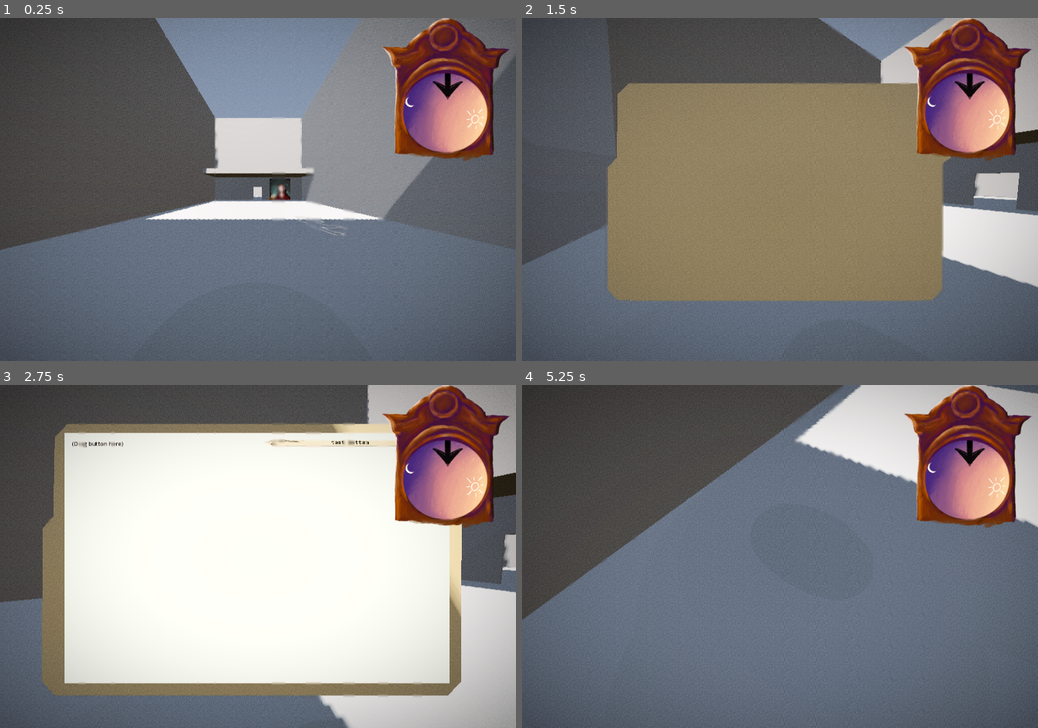
Above: before the commit, frames 1-4 (two rows, left to right).
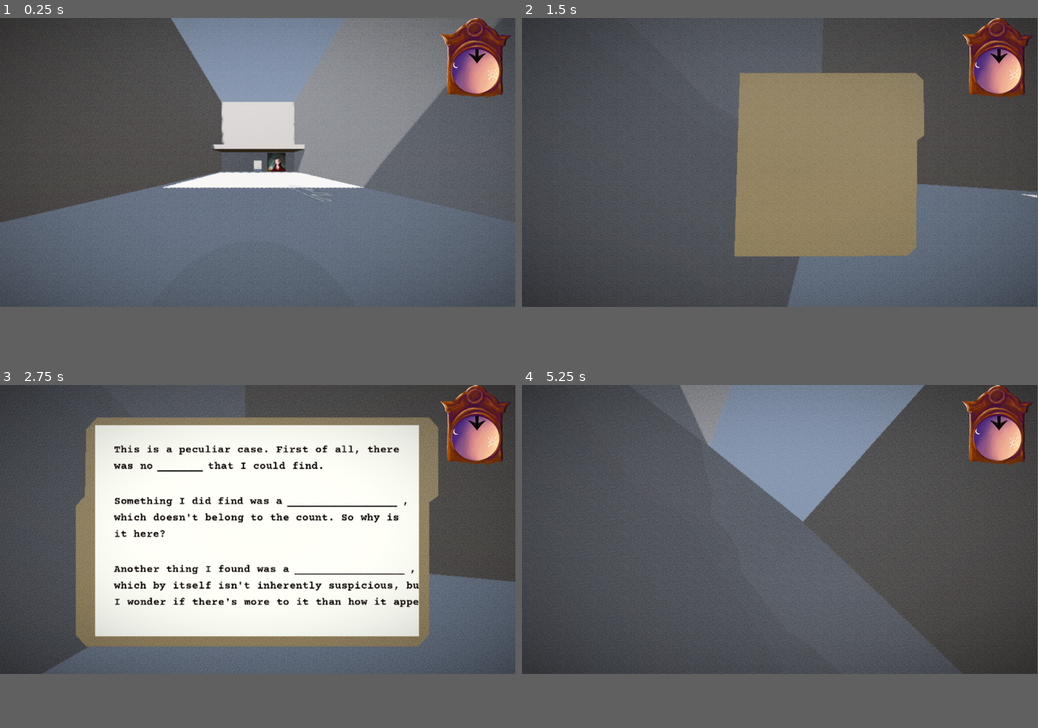
Above: after the commit, the same moments.

Repository: SDarkMagic/Count-Down
Game: Godot game, scene res://scn/debug_world.tscn
Same seed, same stepped clock (60 frames per second), same inputs: the game is played once before the commit and once after it.
Inputs (mouse positions are in pixels of both pictures, inside the frame that each line leads up to):
- Up to frame 1 (0.25 s): no input
- Up to frame 2 (1.5 s): tap Enter (ui_accept) at 0.5, 0.77 s; move the mouse to (805, 189) at 0.52 s; hold W (move_forward) from 0.53 s (still down); tap E (interact) at 0.6 s; move the mouse to (754, 189) at 1.27 s; tap Tab (open_evidence) at 1.35 s
- Up to frame 3 (2.75 s): tap Enter (ui_accept) at 1.52 s; move the mouse to (309, 481) at 2.02 s; release W (move_forward) at 2.03 s; press the mouse at (309, 481) at 2.03 s; hold D (move_right) from 2.03 s (still down)
- Up to frame 4 (5.25 s): move the mouse to (754, 625) at 2.77 s; release D (move_right) at 2.78 s; release the mouse at (754, 625) at 2.78 s; hold W (move_forward) 2.78-3.53 s; tap Shift (sprint) at 2.85 s; tap Enter (ui_accept) at 3.02, 3.77, 4.52 s; move the mouse to (934, 607) at 3.52 s; hold A (move_left) 3.53-5.03 s; tap E (interact) at 3.6 s; move the mouse to (625, 505) at 4.27 s; tap Tab (open_evidence) at 4.35 s; move the mouse to (785, 556) at 5.02 s; press the mouse at (785, 556) at 5.03 s; hold W (move_forward) from 5.03 s (still down)
In our replay, the window is 800x533 before the commit and 799x449 after it. These sizes can differ from the game's own. Grey fills any space a smaller window leaves; there, only what the larger window draws over its background counts as a difference.

The runs differ from the first frame. In frame 1, 22% of the frame differs, in the area x 0-100%, y 0-100%; in frame 2, 47%; in frame 3, 49%; in frame 4, 67%.

Commit message:
Mad lib board set up

Diff:
--- a/ent/evidence_board_display.tscn
+++ b/ent/evidence_board_display.tscn
@@ -3,6 +3,7 @@
 [ext_resource type="PackedScene" uid="uid://dhtmgu2k5j7de" path="res://ent/evidence_card.tscn" id="1_3tc2g"]
 [ext_resource type="Script" uid="uid://d2r8ps5b1kcyu" path="res://script/evidence_board_display.gd" id="1_mnyor"]
 [ext_resource type="PackedScene" uid="uid://c68ninjoyj3yw" path="res://ent/mad_lib.tscn" id="2_fdrd7"]
+[ext_resource type="Theme" uid="uid://bsawtooyh4tde" path="res://ui/evidence_board.theme" id="3_7a7xl"]
 
 [node name="EvidenceBoardDisplay" type="Control" unique_id=707370701]
 layout_mode = 3
@@ -21,35 +22,181 @@
 grow_horizontal = 2
 grow_vertical = 2
 
-[node name="MarginContainer" type="MarginContainer" parent="." unique_id=1948674215]
-layout_mode = 1
-anchors_preset = 15
-anchor_right = 1.0
-anchor_bottom = 1.0
-grow_horizontal = 2
-grow_vertical = 2
-theme_override_constants/margin_left = 20
-theme_override_constants/margin_top = 20
-theme_override_constants/margin_right = 20
-theme_override_constants/margin_bottom = 20
-
-[node name="HBoxContainer" type="HBoxContainer" parent="MarginContainer" unique_id=1913080311]
-layout_mode = 2
-
-[node name="VBoxContainer" type="VBoxContainer" parent="MarginContainer/HBoxContainer" unique_id=271497685]
-layout_mode = 2
-size_flags_horizontal = 3
-
-[node name="MadLib" parent="MarginContainer/HBoxContainer/VBoxContainer" unique_id=317813038 instance=ExtResource("2_fdrd7")]
-custom_minimum_size = Vector2(25, 150)
-layout_mode = 2
-text = "(Drag button here)"
-
-[node name="VBoxContainer2" type="VBoxContainer" parent="MarginContainer/HBoxContainer" unique_id=347092337]
-layout_mode = 2
-size_flags_horizontal = 3
-
-[node name="EvidenceCard" parent="MarginContainer/HBoxContainer/VBoxContainer2" unique_id=726009956 instance=ExtResource("1_3tc2g")]
-layout_mode = 2
-
-[connection signal="is_dragged" from="MarginContainer/HBoxContainer/VBoxContainer2/EvidenceCard" to="MarginContainer/HBoxContainer/VBoxContainer/MadLib" method="_on_evidence_card_is_dragged"]
+[node name="Control" type="Control" parent="." unique_id=479207306]
+anchors_preset = 0
+offset_top = 64.0
+offset_right = 56.0
+offset_bottom = 88.0
+
+[node name="MadLib2" parent="Control" unique_id=1840590631 instance=ExtResource("2_fdrd7")]
+custom_minimum_size = Vector2(25, 15)
+layout_mode = 0
+offset_left = 640.0
+offset_top = 176.0
+offset_right = 1032.0
+offset_bottom = 272.0
+theme = ExtResource("3_7a7xl")
+theme_type_variation = &"MadLib"
+text = "_________________"
+
+[node name="Label3" type="Label" parent="Control" unique_id=1310776268]
+layout_mode = 0
+offset_left = 64.0
+offset_top = 176.0
+offset_right = 640.0
+offset_bottom = 224.0
+theme = ExtResource("3_7a7xl")
+text = "Something I did find was a"
+
+[node name="Label6" type="Label" parent="Control" unique_id=144831801]
+layout_mode = 0
+offset_left = 64.0
+offset_top = 232.0
+offset_right = 1188.0
+offset_bottom = 280.0
+theme = ExtResource("3_7a7xl")
+text = "which doesn't belong to the count. So why is"
+
+[node name="Label7" type="Label" parent="Control" unique_id=1297701884]
+layout_mode = 0
+offset_left = 64.0
+offset_top = 288.0
+offset_right = 1188.0
+offset_bottom = 336.0
+theme = ExtResource("3_7a7xl")
+text = "it here? "
+
+[node name="Label5" type="Label" parent="Control" unique_id=2131139189]
+layout_mode = 0
+offset_left = 1024.0
+offset_top = 176.0
+offset_right = 1048.0
+offset_bottom = 224.0
+theme = ExtResource("3_7a7xl")
+text = ","
+
+[node name="EvidenceCard" parent="." unique_id=726009956 instance=ExtResource("1_3tc2g")]
+layout_mode = 0
+anchors_preset = 0
+anchor_left = 0.0
+anchor_top = 0.0
+anchor_right = 0.0
+anchor_bottom = 0.0
+offset_left = 1344.0
+offset_top = 48.0
+offset_right = 1862.0
+offset_bottom = 69.0
+grow_horizontal = 1
+grow_vertical = 1
+
+[node name="Label8" type="Label" parent="." unique_id=1757143022]
+layout_mode = 0
+offset_left = 64.0
+offset_top = 472.0
+offset_right = 1188.0
+offset_bottom = 520.0
+theme = ExtResource("3_7a7xl")
+text = "Another thing I found was a"
+
+[node name="MadLib3" parent="." unique_id=1778905151 instance=ExtResource("2_fdrd7")]
+custom_minimum_size = Vector2(25, 15)
+layout_mode = 0
+offset_left = 664.0
+offset_top = 472.0
+offset_right = 1056.0
+offset_bottom = 568.0
+theme = ExtResource("3_7a7xl")
+theme_type_variation = &"MadLib"
+text = "_________________"
+
+[node name="Label9" type="Label" parent="." unique_id=1360850266]
+layout_mode = 0
+offset_left = 1048.0
+offset_top = 472.0
+offset_right = 1072.0
+offset_bottom = 520.0
+theme = ExtResource("3_7a7xl")
+text = ","
+
+[node name="Label10" type="Label" parent="." unique_id=1711352997]
+layout_mode = 0
+offset_left = 64.0
+offset_top = 528.0
+offset_right = 1188.0
+offset_bottom = 576.0
+theme = ExtResource("3_7a7xl")
+text = "which by itself isn't inherently suspicious, but "
+
+[node name="Label11" type="Label" parent="." unique_id=280207328]
+layout_mode = 0
+offset_left = 64.0
+offset_top = 584.0
+offset_right = 1188.0
+offset_bottom = 632.0
+theme = ExtResource("3_7a7xl")
+text = "I wonder if there's more to it than how it appears..."
+
+[node name="ConclusionLabel1" type="Label" parent="." unique_id=1226818767]
+visible = false
+layout_mode = 0
+offset_left = 64.0
+offset_top = 776.0
+offset_right = 1210.0
+offset_bottom = 824.0
+theme = ExtResource("3_7a7xl")
+text = "Therefore: Maybe the count is still alive and in "
+
+[node name="ConclusionLabel2" type="Label" parent="." unique_id=424427339]
+visible = false
+layout_mode = 0
+offset_left = 64.0
+offset_top = 824.0
+offset_right = 1210.0
+offset_bottom = 872.0
+theme = ExtResource("3_7a7xl")
+text = "the house with me..."
+
+[node name="Control2" type="Control" parent="." unique_id=1240971232]
+anchors_preset = 0
+offset_top = 48.0
+offset_right = 40.0
+offset_bottom = 104.0
+
+[node name="MadLib" parent="Control2" unique_id=317813038 instance=ExtResource("2_fdrd7")]
+custom_minimum_size = Vector2(25, 15)
+layout_mode = 0
+offset_left = 208.0
+offset_top = 72.0
+offset_right = 384.0
+offset_bottom = 168.0
+theme = ExtResource("3_7a7xl")
+text = "_______"
+
+[node name="Label2" type="Label" parent="Control2" unique_id=1466498559]
+layout_mode = 0
+offset_left = 376.0
+offset_top = 72.0
+offset_right = 816.0
+offset_bottom = 120.0
+theme = ExtResource("3_7a7xl")
+text = "that I could find. "
+
+[node name="Label" type="Label" parent="Control2" unique_id=281666913]
+layout_mode = 0
+offset_left = 64.0
+offset_top = 72.0
+offset_right = 240.0
+offset_bottom = 120.0
+theme = ExtResource("3_7a7xl")
+text = "was no "
+
+[node name="Label4" type="Label" parent="Control2" unique_id=804331602]
+layout_mode = 0
+offset_left = 64.0
+offset_top = 16.0
+offset_right = 1188.0
+offset_bottom = 64.0
+theme = ExtResource("3_7a7xl")
+text = "This is a peculiar case. First of all, there "
+
+[connection signal="is_dragged" from="EvidenceCard" to="Control2/MadLib" method="_on_evidence_card_is_dragged"]
--- a/ent/evidence_card.tscn
+++ b/ent/evidence_card.tscn
@@ -17,7 +17,7 @@
 grow_horizontal = 2
 grow_vertical = 2
 theme = ExtResource("1_n5bno")
-text = "test button"
+text = "body"
 script = ExtResource("1_wl8mo")
 positive_evidence_color = Color(0.15058999, 0.74, 0.1406, 1)
 negative_evidence_color = Color(0.73, 0.25550002, 0.25550002, 1)
--- a/ent/mad_lib.tscn
+++ b/ent/mad_lib.tscn
@@ -1,8 +1,11 @@
 [gd_scene format=3 uid="uid://c68ninjoyj3yw"]
 
-[ext_resource type="Script" uid="uid://clcqlxp4k25xy" path="res://script/mad_lib.gd" id="1_bji7e"]
+[ext_resource type="Script" path="res://script/mad_lib.gd" id="1_bji7e"]
+[ext_resource type="FontFile" uid="uid://dglqilxya3v0x" path="res://fnt/CourierPrime-Bold.ttf" id="1_o88y6"]
 
 [node name="MadLib" type="RichTextLabel" unique_id=1840590631]
 offset_right = 1.0
 theme_override_colors/default_color = Color(0, 0, 0, 1)
+theme_override_fonts/normal_font = ExtResource("1_o88y6")
+theme_override_font_sizes/normal_font_size = 36
 script = ExtResource("1_bji7e")
--- a/project.godot
+++ b/project.godot
@@ -21,8 +21,8 @@
 
 [display]
 
-window/size/viewport_width=1080
-window/size/viewport_height=720
+window/size/viewport_width=1920
+window/size/viewport_height=1080
 
 [filesystem]
 
Binary file changed: ui/evidence_board.theme
